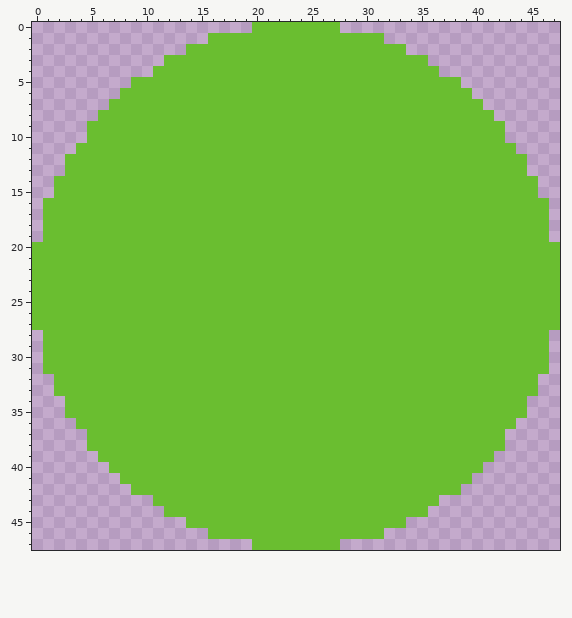
Pixel-art file, stored at assets/watermelon.aseprite. That is the earlier state.
48x48 pixels, 1 frame.
New version:
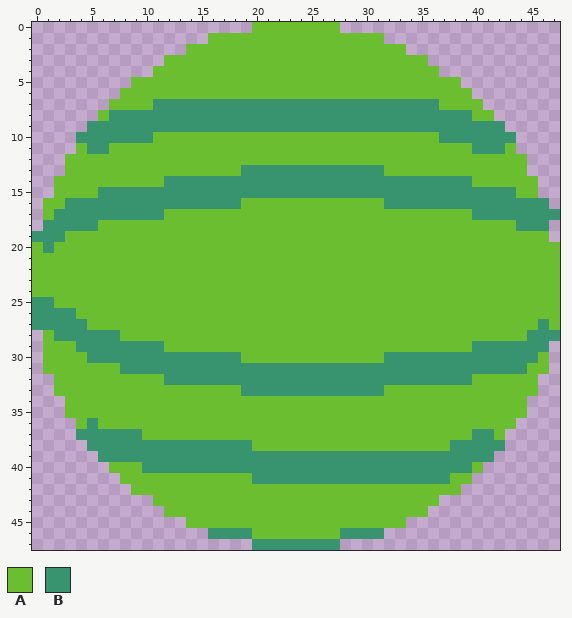
Palette (. is transparent): A #6abe30  B #37946e
The exact change:
y 7: x 11..36 AAAAAAAAAAAAAAAAAAAAAAAAAA -> BBBBBBBBBBBBBBBBBBBBBBBBBB
y 8: x 7..39 AAAAAAAAAAAAAAAAAAAAAAAAAAAAAAAAA -> BBBBBBBBBBBBBBBBBBBBBBBBBBBBBBBBB
y 9: x 5..42 AAAAAAAAAAAAAAAAAAAAAAAAAAAAAAAAAAAAAA -> BBBBBBBBBBBBBBBBBBBBBBBBBBBBBBBBBBBBBB
y 10: x 4..10 .AAAAAA -> BBBBBBB; x 37..43 AAAAAA. -> BBBBBBB
y 11: x 5..6 AA -> BB; x 40..42 AAA -> BBB
y 13: x 19..31 AAAAAAAAAAAAA -> BBBBBBBBBBBBB
y 14: x 12..39 AAAAAAAAAAAAAAAAAAAAAAAAAAAA -> BBBBBBBBBBBBBBBBBBBBBBBBBBBB
y 15: x 6..43 AAAAAAAAAAAAAAAAAAAAAAAAAAAAAAAAAAAAAA -> BBBBBBBBBBBBBBBBBBBBBBBBBBBBBBBBBBBBBB
y 16: x 3..18 AAAAAAAAAAAAAAAA -> BBBBBBBBBBBBBBBB; x 32..46 AAAAAAAAAAAAAAA -> BBBBBBBBBBBBBBB
y 17: x 2..11 AAAAAAAAAA -> BBBBBBBBBB; x 40..47 AAAAAAA. -> BBBBBBBB
y 18: x 1..5 AAAAA -> BBBBB; x 44..46 AAA -> BBB
y 19: x 0..2 .AA -> BBB
y 20: x 1 A -> B
y 25: x 0..1 AA -> BB
y 26: x 0..3 AAAA -> BBBB
y 27: x 0..4 AAAAA -> BBBBB; x 46 A -> B
y 28: x 2..7 AAAAAA -> BBBBBB; x 45..47 AA. -> BBB
y 29: x 4..11 AAAAAAAA -> BBBBBBBB; x 40..46 AAAAAAA -> BBBBBBB
y 30: x 5..18 AAAAAAAAAAAAAA -> BBBBBBBBBBBBBB; x 32..45 AAAAAAAAAAAAAA -> BBBBBBBBBBBBBB
y 31: x 8..44 AAAAAAAAAAAAAAAAAAAAAAAAAAAAAAAAAAAAA -> BBBBBBBBBBBBBBBBBBBBBBBBBBBBBBBBBBBBB
y 32: x 12..39 AAAAAAAAAAAAAAAAAAAAAAAAAAAA -> BBBBBBBBBBBBBBBBBBBBBBBBBBBB
y 33: x 19..31 AAAAAAAAAAAAA -> BBBBBBBBBBBBB
y 36: x 5 A -> B
y 37: x 4..9 .AAAAA -> BBBBBB; x 40..41 AA -> BB
y 38: x 5..19 AAAAAAAAAAAAAAA -> BBBBBBBBBBBBBBB; x 38..42 AAAAA -> BBBBB
y 39: x 6..41 AAAAAAAAAAAAAAAAAAAAAAAAAAAAAAAAAAAA -> BBBBBBBBBBBBBBBBBBBBBBBBBBBBBBBBBBBB
y 40: x 10..39 AAAAAAAAAAAAAAAAAAAAAAAAAAAAAA -> BBBBBBBBBBBBBBBBBBBBBBBBBBBBBB
y 41: x 20..37 AAAAAAAAAAAAAAAAAA -> BBBBBBBBBBBBBBBBBB
y 46: x 16..19 AAAA -> BBBB; x 28..31 AAAA -> BBBB
y 47: x 20..27 AAAAAAAA -> BBBBBBBB
Where, in picture pixels (left, top, right, bottom), the same in both pictures:
changed: (32, 99, 560, 253)
changed: (32, 297, 560, 484)
changed: (208, 528, 384, 550)
